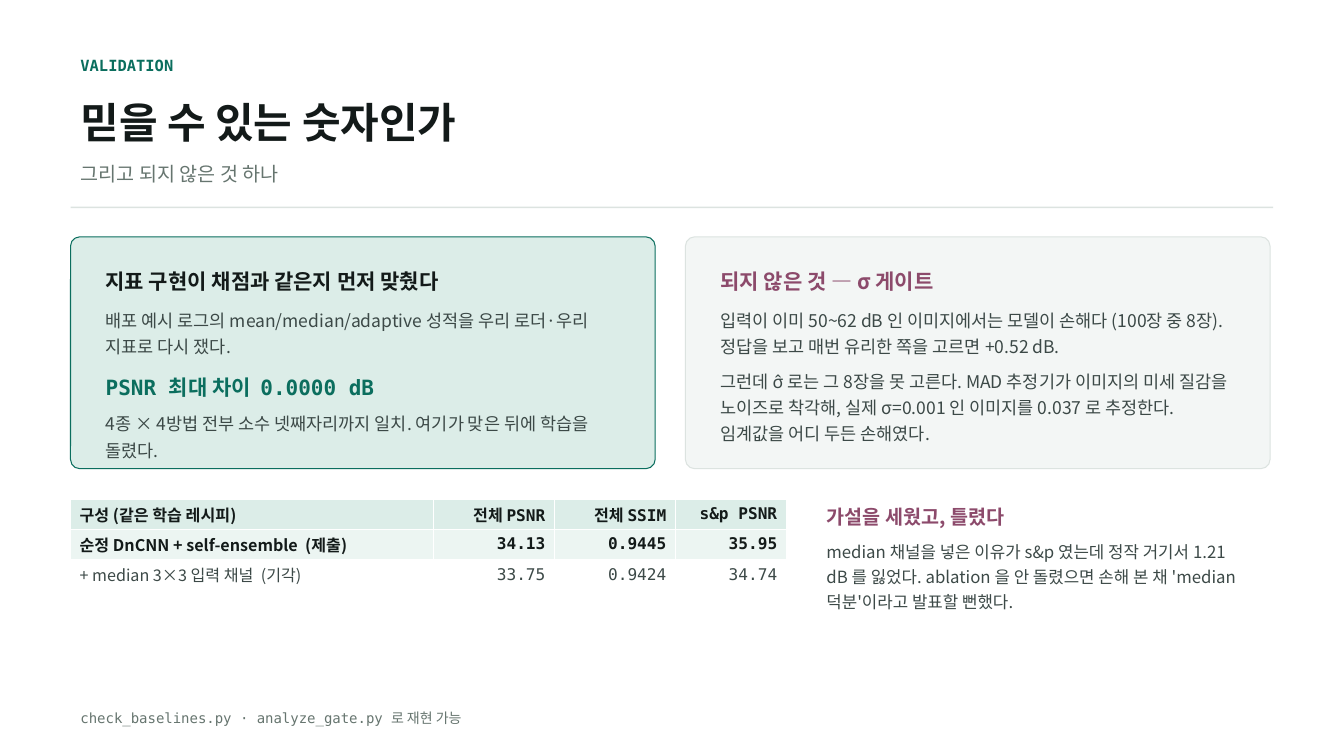
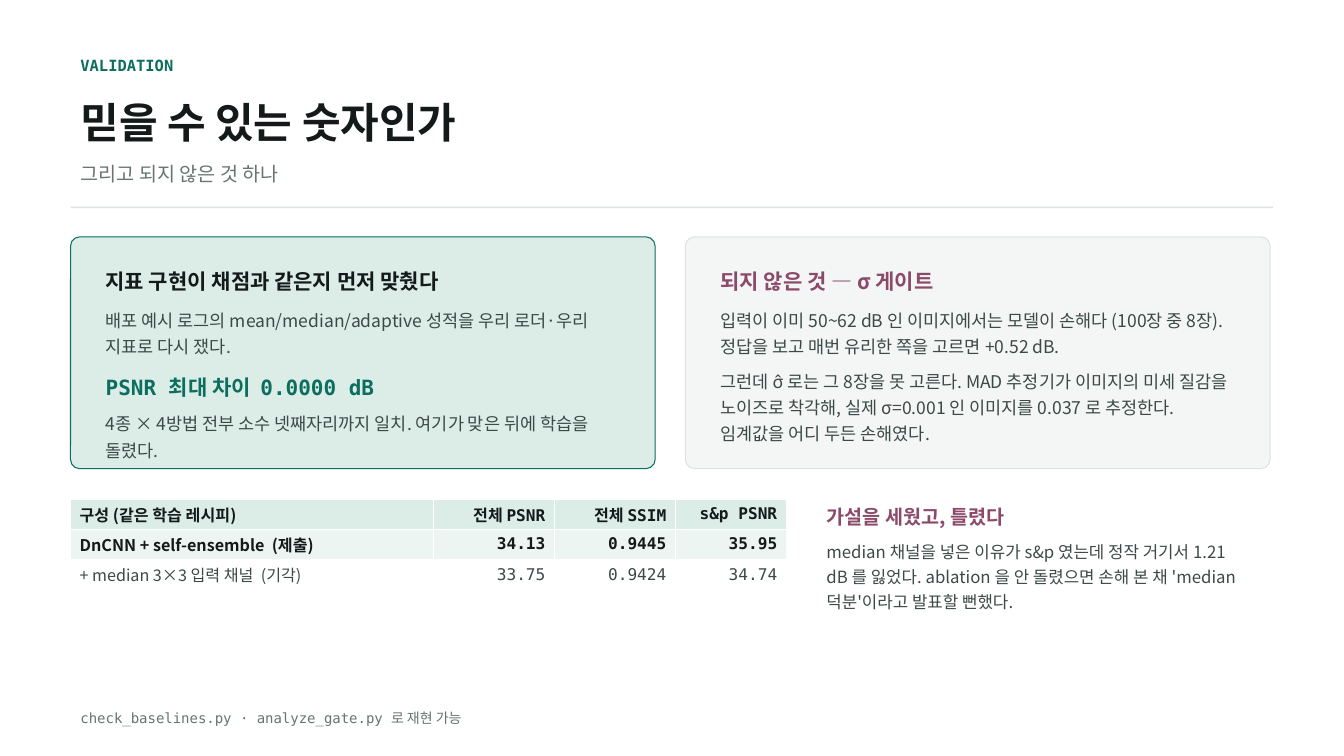
Before and after one commit to kithhooni-commits/ds-practice, a slide deck: slide 12 of 실습5/실습5_denoising_발표.pptx. Drawn at 1344x756 pixels with LibreOffice and Linux fonts; fonts in the diff are those of the drawing. Boxes give left, top, right and bottom in pixels: in the first picture for what was removed or moved away, otherwise in the second. Text is boxed around its words. In the diff, an @@ line names an element or a change of style, - is before the commit and + after.

```diff
--- a/실습5/실습5_denoising_발표.pptx
+++ b/실습5/실습5_denoising_발표.pptx
@@ table at (71, 499, 786, 590) @@
-row 2, column 1: 순정 DnCNN + self-ensemble (제출)
+row 2, column 1: DnCNN + self-ensemble (제출)
```
Also in this commit, not shown: 3 other slides changed, 2 other files.
